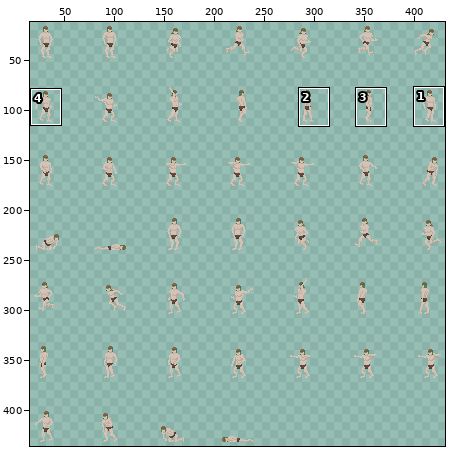
Two states of a sprite sheet, Sprites/Player/player_animation_updated.png. The picture above shows the old version from afar; the outline marks the close-up.
Close-up. Old version:
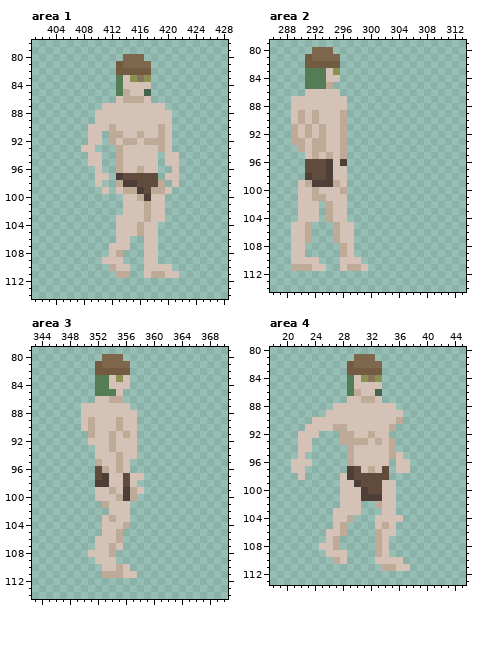
The file is 448x448 pixels. Shown: area 1: x 401..428, y 78..114; area 2: x 286..313, y 79..114; area 3: x 343..370, y 79..114; area 4: x 18..45, y 80..113. The wide view leaves out empty margins. The commit also changed other parts of the picture, which this record leaves out.
And afterwards:
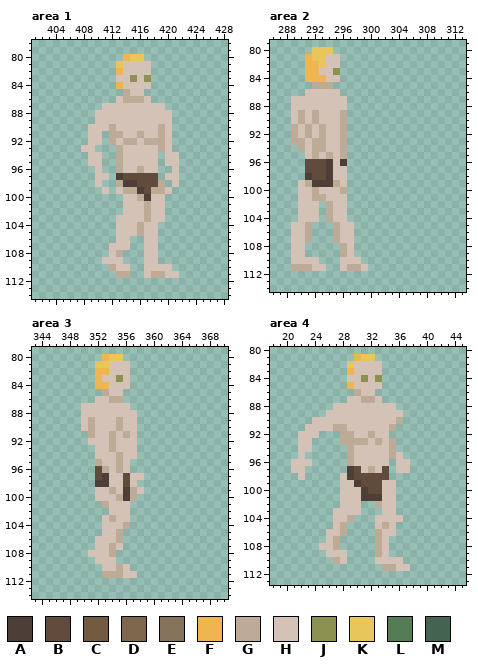
Palette (. is transparent): A #4d3f38  B #604b3d  C #735b42  D #7e674c  E #86735b  F #eeb551  G #bdaa97  H #d4c2b6  J #8b9150  K #e8c65b  L #557d55  M #446350
Diff:
Area 1:
The edit turns colour C into colour F in row 82 at x 413.
The edit turns colour D into colour F in row 80 at x 414.
The edit turns colour L into colour F in row 84 at x 413.
The edit turns colour C into colour H in row 82 at x 414 to 417.
The edit turns colour D into colour H in row 81 at x 414 to 417.
The edit turns colour E into colour H in row 83 at x 416.
The edit turns colour L into colour H in row 83 at x 413.
The edit turns colour C into colour K in row 81 at x 413.
The edit turns colour D into colour K in row 80 at x 415 to 416.
The author cleared colour L in row 85 at x 413.
The author cleared colour M in row 85 at x 417.
Area 2:
The edit turns colour C into colour F in row 81 at x 291; in row 82 at x 291 to 292.
The edit turns colour L into colour F in row 83 at x 291 to 292; in row 84 at x 291 to 293.
The edit turns colour L into colour G in row 85 at x 292 to 293.
The edit turns colour C into colour H in row 82 at x 294 to 295.
The edit turns colour D into colour H in row 81 at x 294 to 295.
The edit turns colour L into colour H in row 83 at x 293.
The edit turns colour C into colour K in row 82 at x 293.
The edit turns colour D into colour K in row 80 at x 292 to 294; in row 81 at x 292 to 293.
The author cleared colour L in row 85 at x 291.
Area 3:
The edit turns colour C into colour F in row 82 at x 352 to 353.
The edit turns colour D into colour F in row 80 at x 353.
The edit turns colour L into colour F in row 83 at x 352; in row 84 at x 352 to 353.
The edit turns colour L into colour G in row 85 at x 353.
The edit turns colour C into colour H in row 82 at x 354 to 356.
The edit turns colour D into colour H in row 81 at x 354 to 356.
The edit turns colour L into colour H in row 83 at x 353; in row 85 at x 354.
The edit turns colour C into colour K in row 81 at x 352.
The edit turns colour D into colour K in row 80 at x 354 to 355; in row 81 at x 353.
The author cleared colour L in row 85 at x 352.
Area 4:
The edit turns colour C into colour F in row 83 at x 29.
The edit turns colour D into colour F in row 81 at x 30.
The edit turns colour L into colour F in row 85 at x 29.
The edit turns colour C into colour H in row 83 at x 30 to 33.
The edit turns colour D into colour H in row 82 at x 30 to 33.
The edit turns colour E into colour H in row 84 at x 32.
The edit turns colour L into colour H in row 84 at x 29.
The edit turns colour C into colour K in row 82 at x 29.
The edit turns colour D into colour K in row 81 at x 31 to 32.
The author cleared colour L in row 86 at x 29.
The author cleared colour M in row 86 at x 33.
Pixel boxes of the changes (left, top, right, bottom) in both close-ups:
changed: (116, 54, 151, 96)
changed: (305, 47, 340, 89)
changed: (95, 354, 130, 396)
changed: (347, 354, 382, 396)
